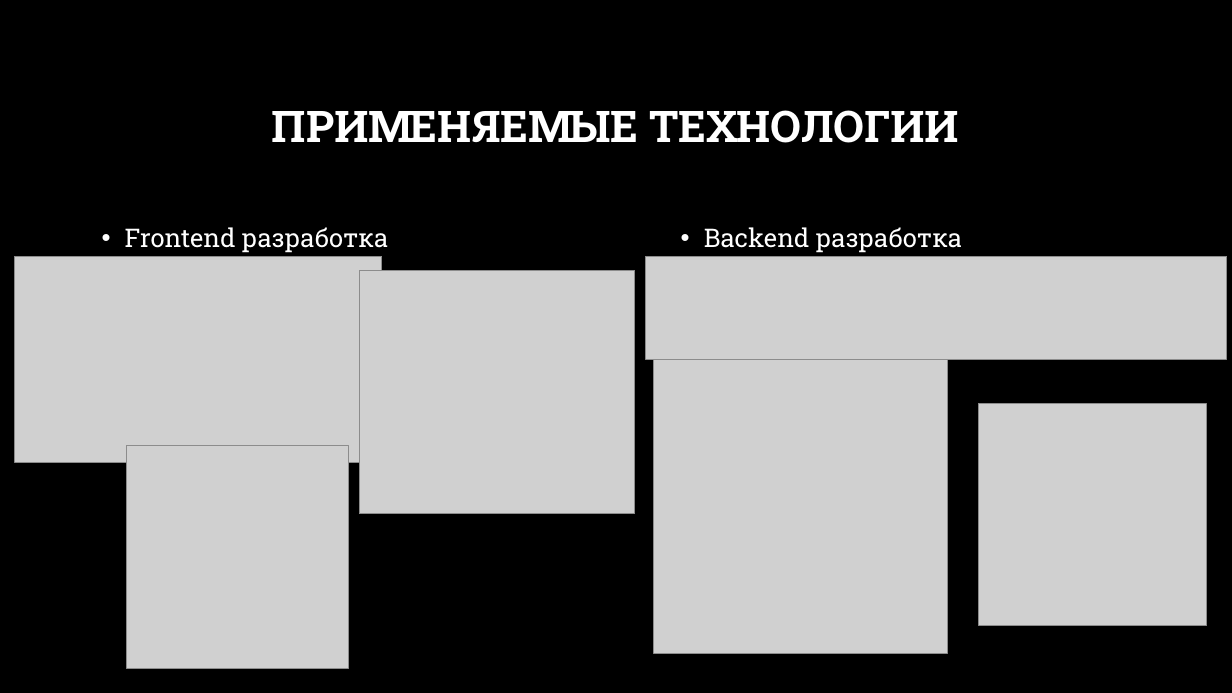
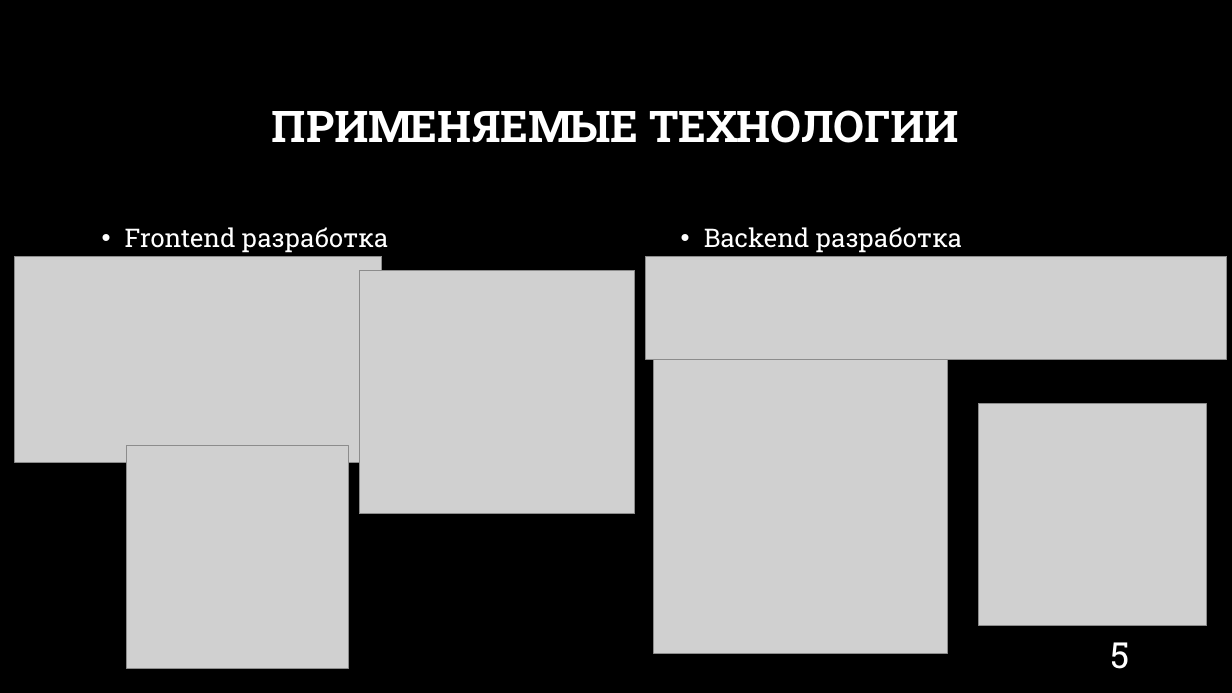
Before and after one commit to swyatow/Diploma, a slide deck: slide 5 of Docs/ПЗТЗ/Презентация.pptx. Drawn at 1232x693 pixels with LibreOffice and Linux fonts; fonts in the diff are those of the drawing; grey boxes stand for pictures; background and template pictures are left out. Boxes give left, top, right and bottom in pixels: in the first picture for what was removed or moved away, otherwise in the second. Text is boxed around its words. In the diff, an @@ line names an element or a change of style, - is before the commit and + after.

```diff
--- a/Docs/ПЗТЗ/Презентация.pptx
+++ b/Docs/ПЗТЗ/Презентация.pptx
@@ page number added at <box>1110,642,1129,669</box>, 28 pt, text #FFFFFF @@
+5
```
Also in this commit, not shown: 9 other slides changed, 1 other file.
